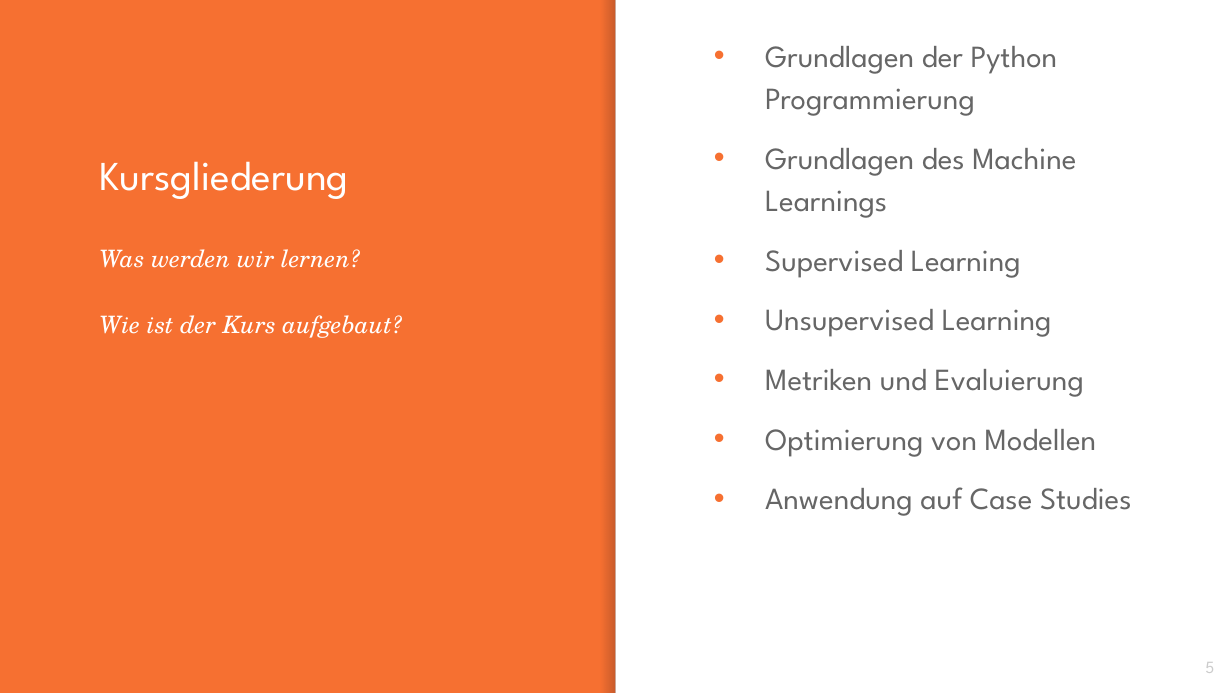
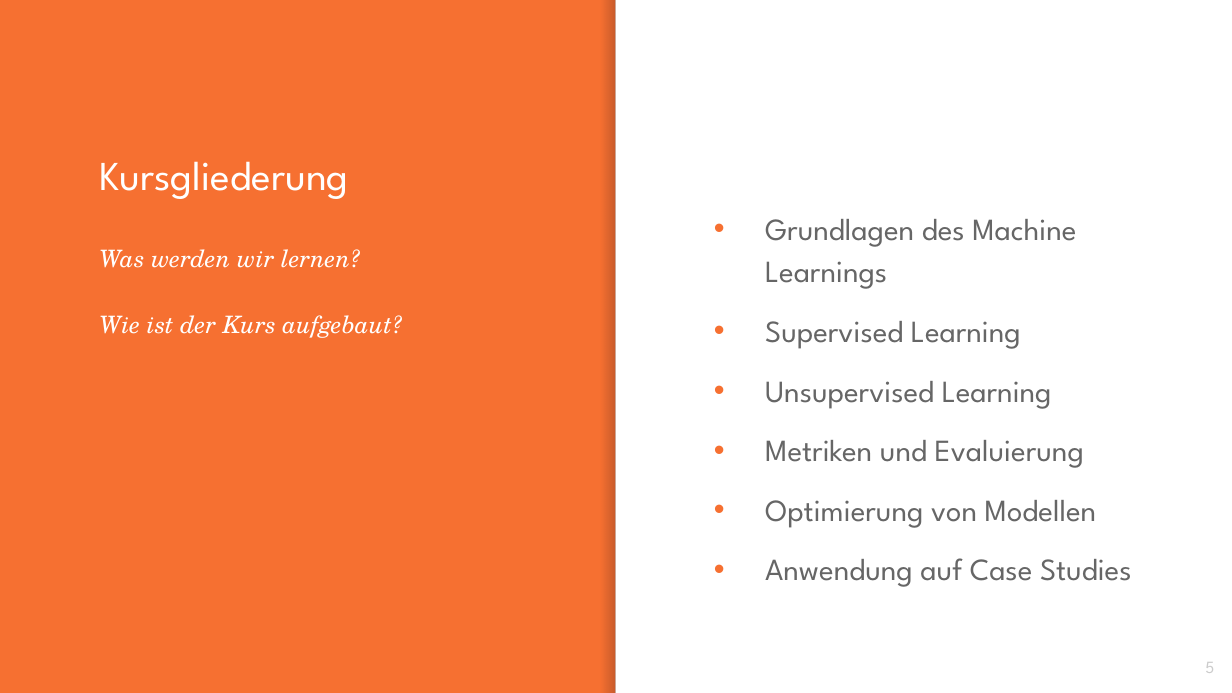
Before and after one commit to franneck94/UdemyML, a slide deck: slide 5 of lectures/Introduction.pptx. Drawn at 1232x693 pixels with LibreOffice and Linux fonts; fonts in the diff are those of the drawing. Boxes give left, top, right and bottom in pixels: in the first picture for what was removed or moved away, otherwise in the second. Text is boxed around its words. In the diff, an @@ line names an element or a change of style, - is before the commit and + after.

```diff
--- a/lectures/Introduction.pptx
+++ b/lectures/Introduction.pptx
@@ text at box(765, 46, 1058, 116): paragraph removed @@
-• Grundlagen der Python Programmierung
```
Also in this commit, not shown: 1 other slide changed, 2 other files.
